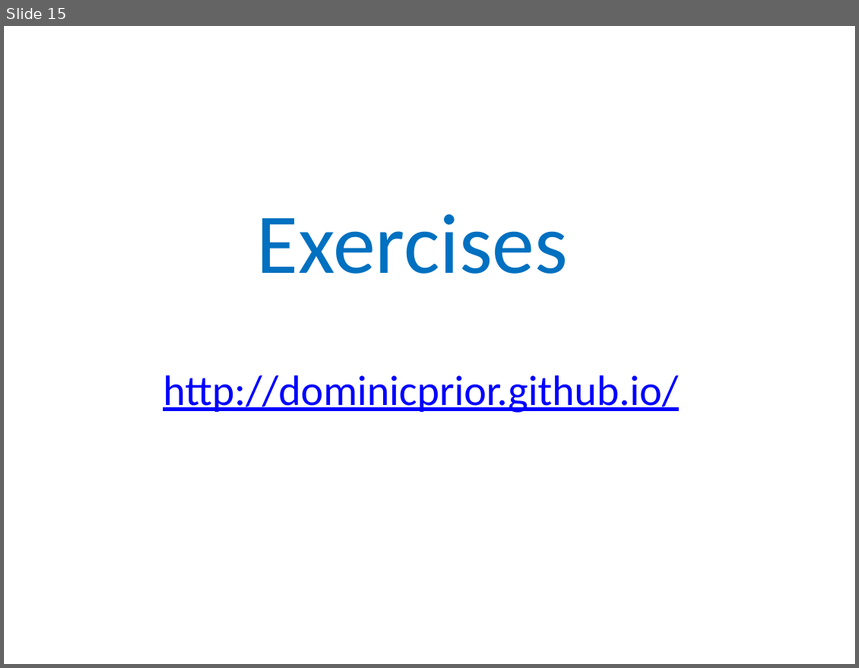
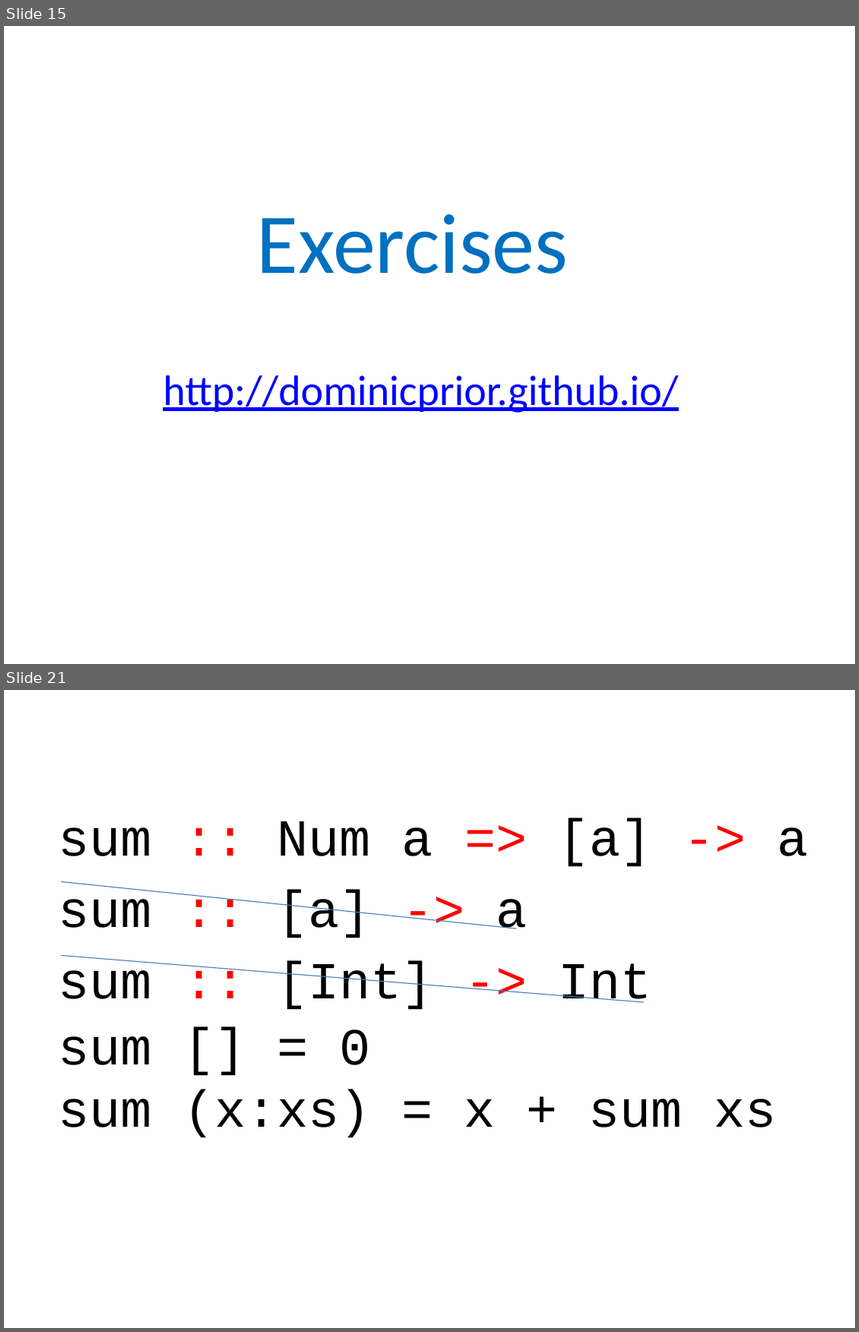
Before and after one commit to dominicprior/beginning-haskell-course, a slide deck: beginning-haskell.pptx. Shown one above the other, each under a label of ours: slide 15 before the commit, slides 15 and 21 after it; the slides between them are not shown. The pictures are 859x668 and 859x1332 pixels, drawn with LibreOffice and Linux fonts; fonts in the diff are those of the drawing. Boxes give left, top, right and bottom in pixels: in the first picture for what was removed or moved away, otherwise in the second. Text is boxed around its words. In the diff, an @@ line names an element or a change of style, - is before the commit and + after.

```diff
--- a/beginning-haskell.pptx
+++ b/beginning-haskell.pptx
@@ slide 21 added at [4, 690, 855, 1328], background #FFFFFF @@
@@ text added at [59, 818, 808, 867], 44 pt, text #000000 @@
+sum :: Num a => [a] -> a
@@ text added at [59, 890, 527, 939], 44 pt, text #000000 @@
+sum :: [a] -> a
@@ line added from (61, 882) to (516, 929), #4B7EBC 0.75 pt @@
@@ text added at [59, 961, 652, 1010], 44 pt, text #000000 @@
+sum :: [Int] -> Int
@@ line added from (61, 955) to (644, 1002), #4B7EBC 0.75 pt @@
@@ text added at [59, 1030, 776, 1138], 44 pt, text #000000 @@
+sum [] = 0
+sum (x:xs) = x + sum xs
```
Also in this commit, not shown: 7 other slides added.
